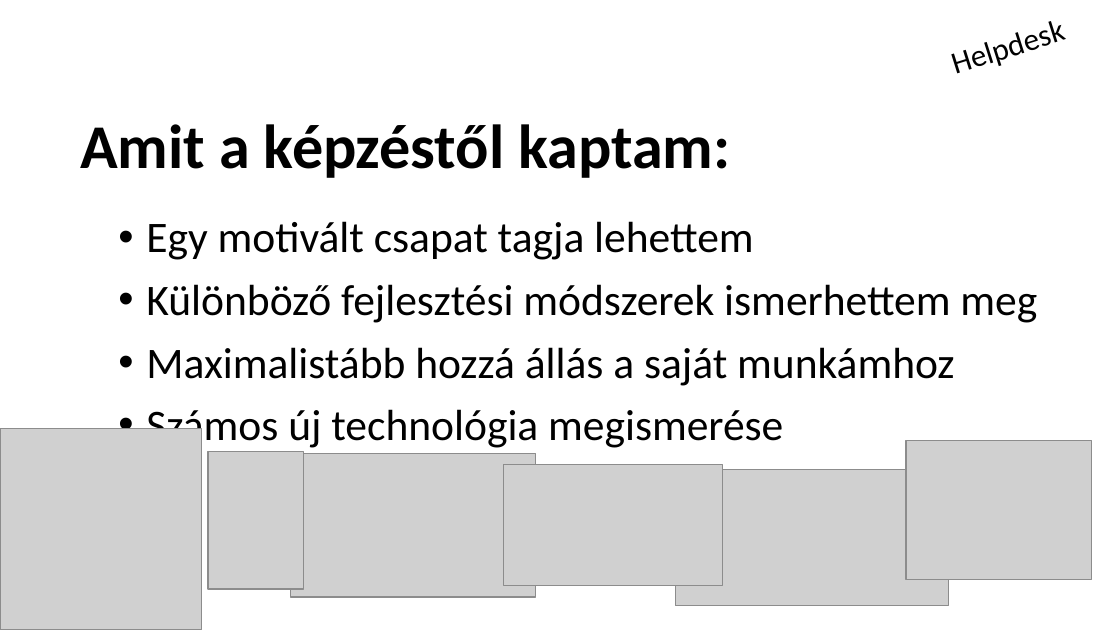
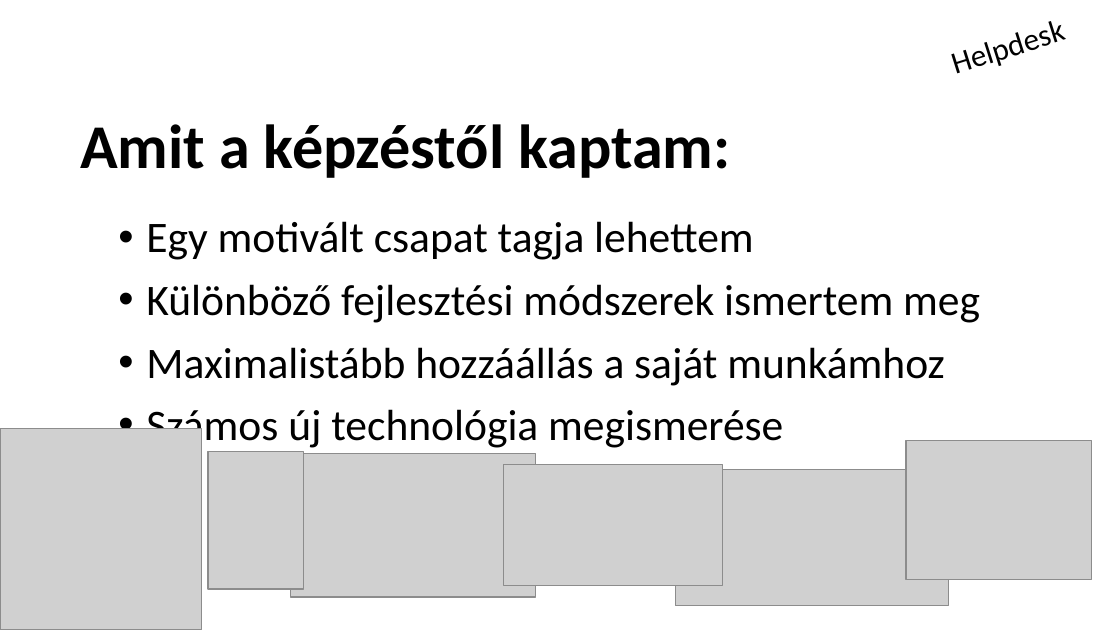
Before and after one commit to schonherz-java-ee-2016-q4/project, a slide deck: slide 7 of presentation/Helpdesk/Tóth László/toth_laszlo.pptx. Drawn at 1120x630 pixels with LibreOffice and Linux fonts; fonts in the diff are those of the drawing; grey boxes stand for pictures; background and template pictures are left out. Boxes give left, top, right and bottom in pixels: in the first picture for what was removed or moved away, otherwise in the second. Text is boxed around its words. In the diff, an @@ line names an element or a change of style, - is before the commit and + after.

Commit message:
update

```diff
--- a/presentation/Helpdesk/Tóth László/toth_laszlo.pptx
+++ b/presentation/Helpdesk/Tóth László/toth_laszlo.pptx
@@ text at (146,284,980,386): text changed @@
-• Különböző fejlesztési módszerek ismerhettem meg
-• Maximalistább hozzá állás a saját munkámhoz
+• Különböző fejlesztési módszerek ismertem meg
+• Maximalistább hozzáállás a saját munkámhoz
```
Also in this commit, not shown: 2 other slides changed.
